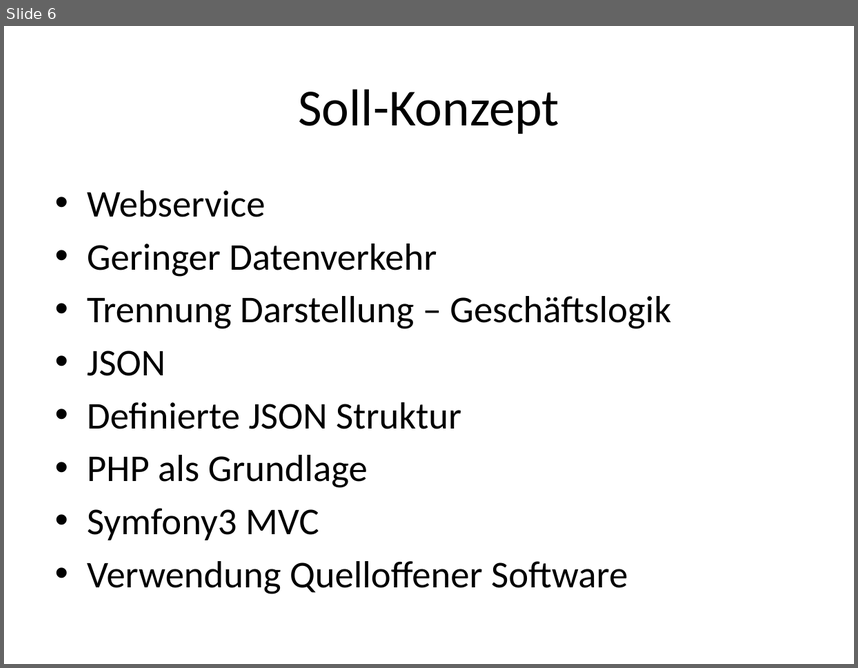
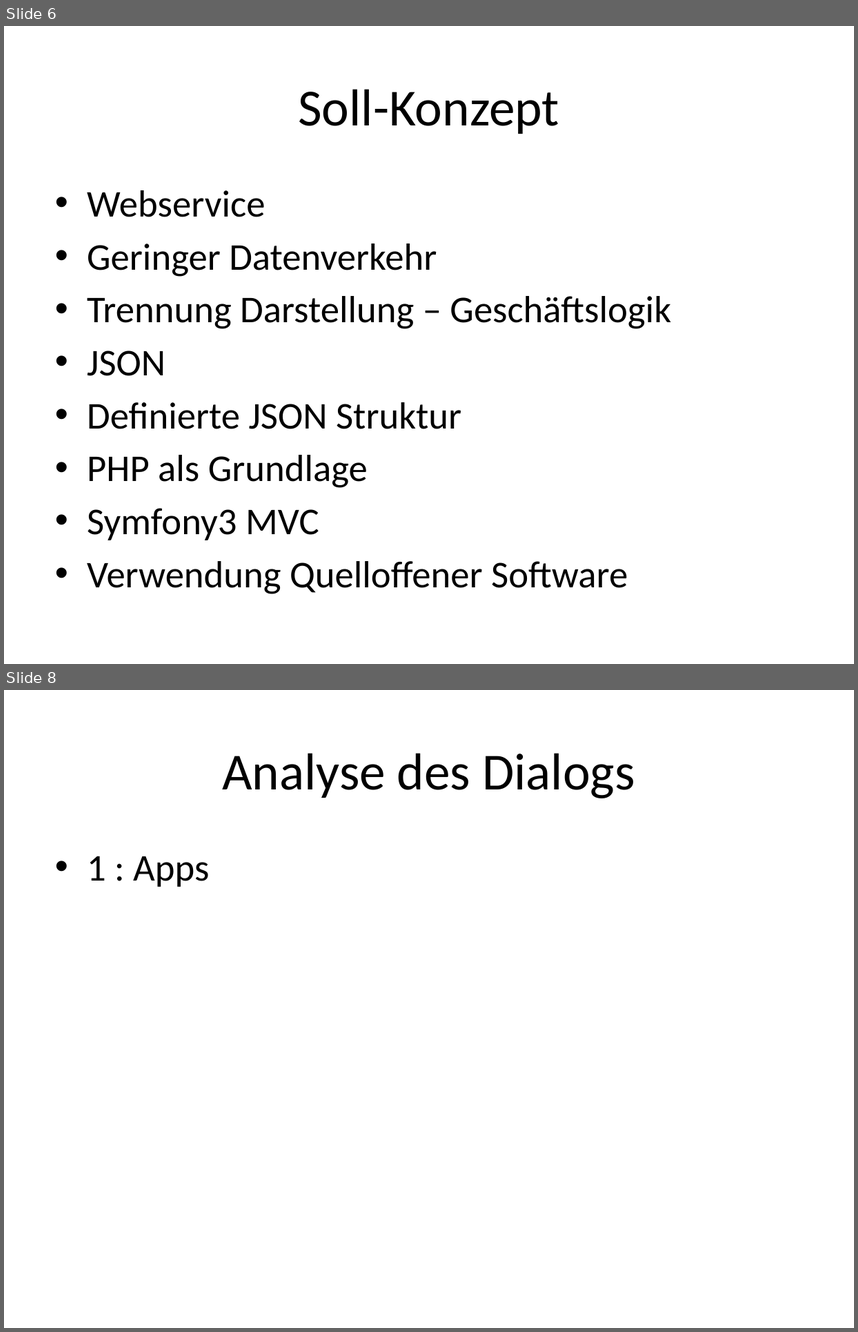
Before and after one commit to janhelmle/weiterbildung_fachinformatiker_ihk_projektantrag, a slide deck: praesentation/Projektpräsentation.pptx. Shown one above the other, each under a label of ours: slide 6 before the commit, slides 6 and 8 after it; the slides between them are not shown. The pictures are 858x668 and 858x1332 pixels, drawn with LibreOffice and Linux fonts; fonts in the diff are those of the drawing. Boxes give left, top, right and bottom in pixels: in the first picture for what was removed or moved away, otherwise in the second. Text is boxed around its words. In the diff, an @@ line names an element or a change of style, - is before the commit and + after.

```diff
--- a/praesentation/Projektpräsentation.pptx
+++ b/praesentation/Projektpräsentation.pptx
@@ slide 8 added at [4, 690, 854, 1328], background #FFFFFF @@
@@ title added at [222, 753, 635, 798], 44 pt, text #000000 @@
+Analyse des Dialogs
@@ text added at [87, 856, 209, 887], 32 pt, text #000000 @@
+• 1 : Apps
```
Also in this commit, not shown: 9 other slides added, 1 other file.
